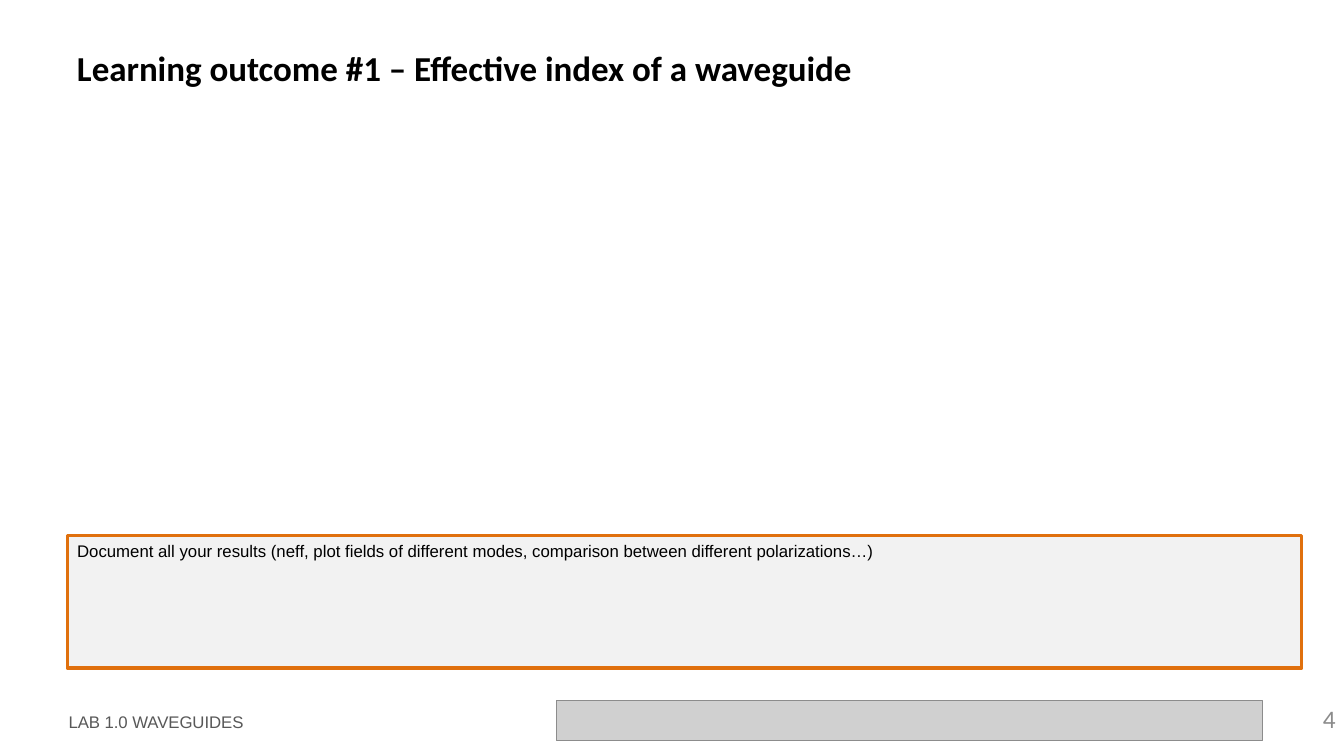
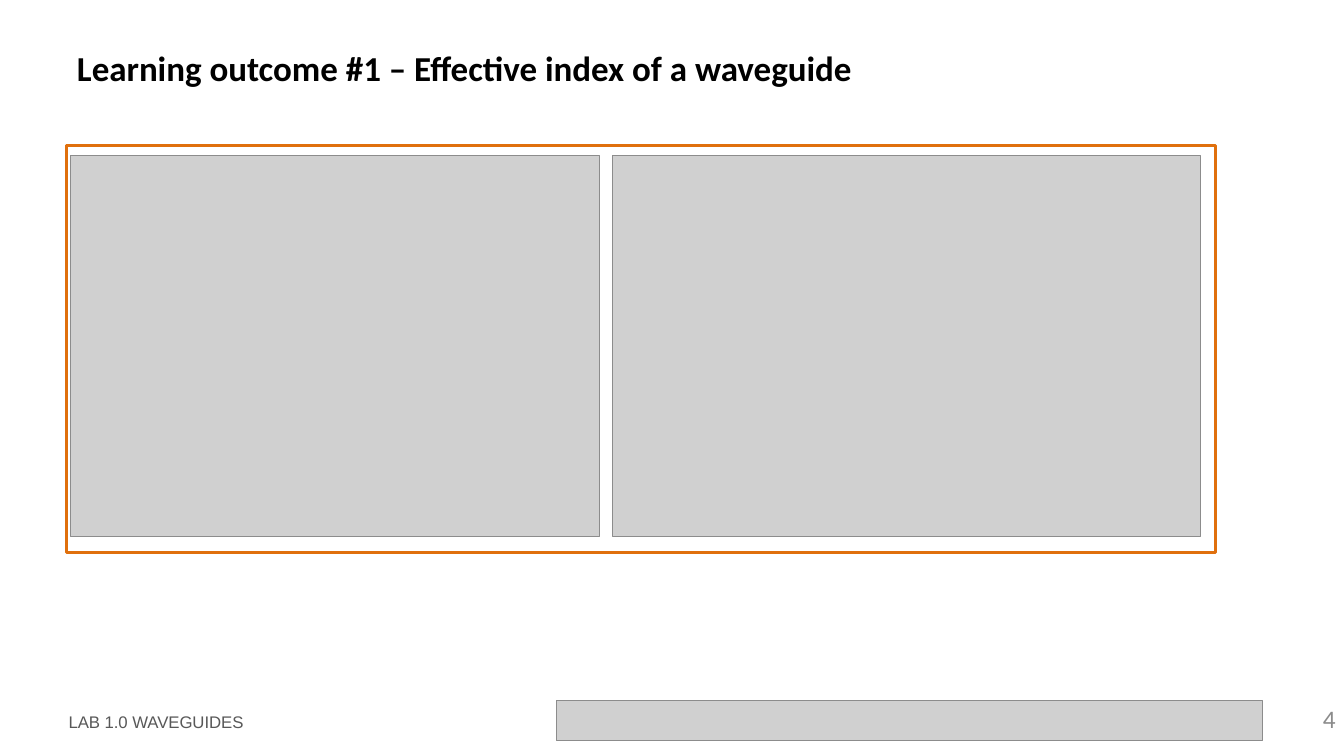
Before and after one commit to cccanvas-upv/cifoin-lab1, a slide deck: slide 4 of LabBook_10.pptx. Drawn at 1344x756 pixels with LibreOffice and Linux fonts; fonts in the diff are those of the drawing; grey boxes stand for pictures; background and template pictures are left out. Boxes give left, top, right and bottom in pixels: in the first picture for what was removed or moved away, otherwise in the second. Text is boxed around its words. In the diff, an @@ line names an element or a change of style, - is before the commit and + after.

```diff
--- a/LabBook_10.pptx
+++ b/LabBook_10.pptx
@@ rectangle added at (67, 145, 1216, 553), outline #E0700D 2.25 pt @@
@@ picture added at (71, 155, 600, 536) @@
@@ picture added at (613, 155, 1201, 536) @@
@@ rectangle removed at (68, 536, 1303, 668) @@
-Document all your results (neff, plot fields of different modes, comparison between different polarizations…)
```
Also in this commit, not shown: 3 other slides changed, 5 slides added, 1 other file.
